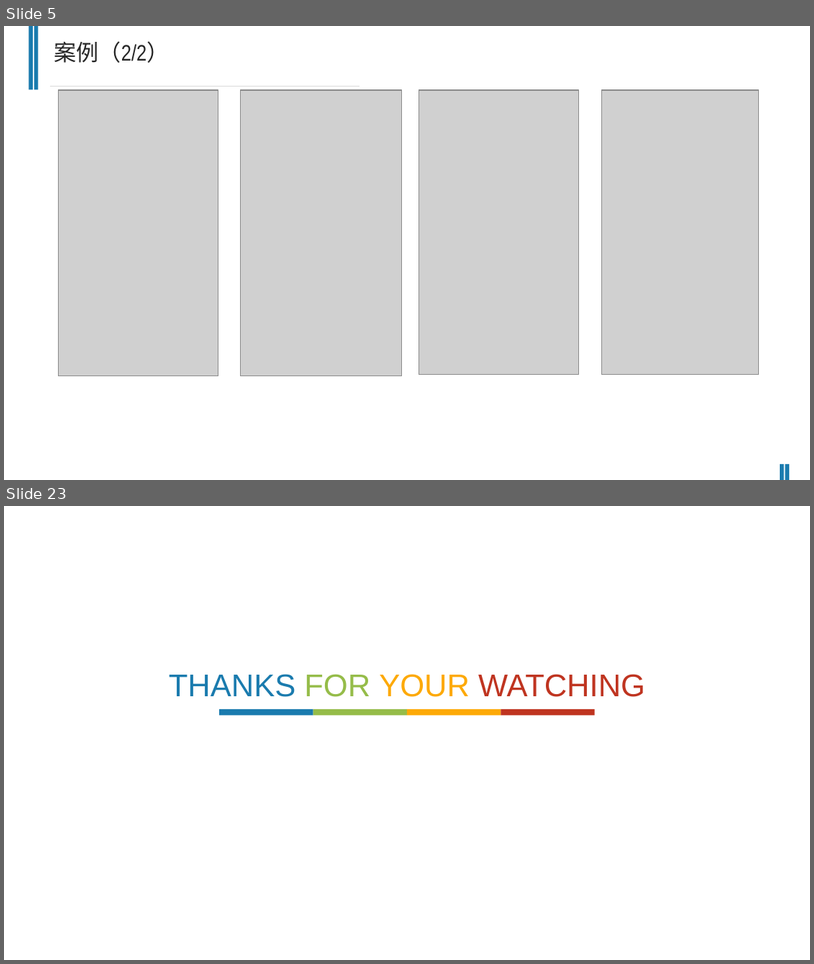
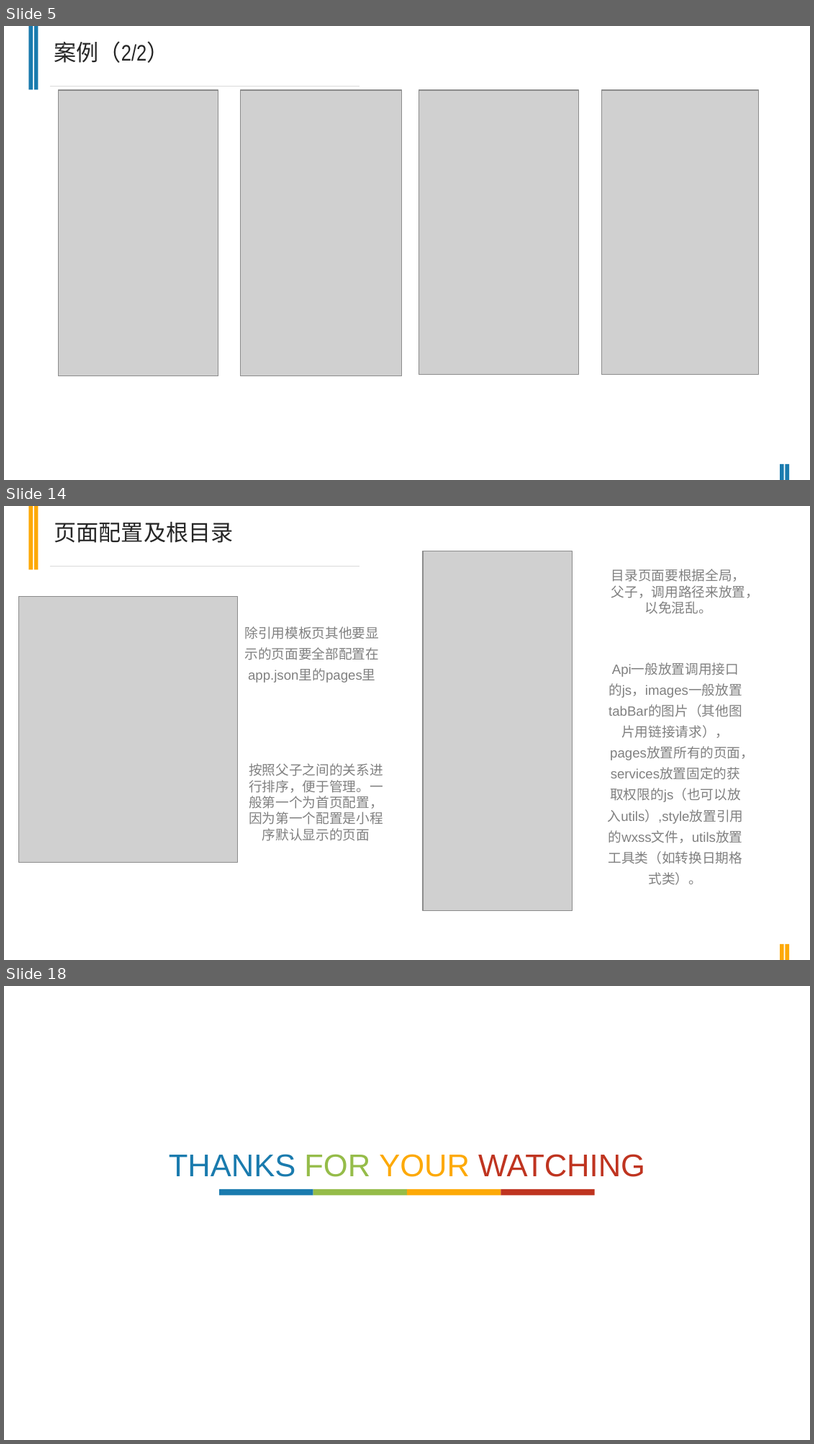
Before and after one commit to chanchunlei/weChat, a slide deck: ccl.pptx. Shown one above the other, each under a label of ours: slides 5 and 23 before the commit, slides 5, 14 and 18 after it; the slides between them are not shown. The pictures are 814x964 and 814x1444 pixels, drawn with LibreOffice and Linux fonts; fonts in the diff are those of the drawing; grey boxes stand for pictures. Boxes give left, top, right and bottom in pixels: in the first picture for what was removed or moved away, otherwise in the second. Text is boxed around its words. In the diff, an @@ line names an element or a change of style, - is before the commit and + after.

```diff
--- a/ccl.pptx
+++ b/ccl.pptx
@@ slide 14 added at bbox=[4, 506, 810, 960], background #FFFFFF; not listed: 1 template element that a slide beside it also shows @@
@@ rectangle added at bbox=[29, 506, 33, 569], fill #FDA907 @@
@@ rectangle added at bbox=[34, 506, 38, 569], fill #FDA907 @@
@@ text added at bbox=[54, 522, 233, 543], 20 pt, text #262626 @@
+页面配置及根目录
@@ picture added at bbox=[423, 551, 573, 911] @@
@@ text added at bbox=[612, 569, 759, 614], 12 pt, text #808080 @@
+目录页面要根据全局，父子，调用路径来放置，以免混乱。
@@ picture added at bbox=[18, 596, 237, 862] @@
@@ right triangle added at bbox=[601, 596, 778, 885], fill #FFFFFF at 11% opacity @@
@@ text added at bbox=[245, 626, 380, 682], 12 pt, text #808080 @@
+除引用模板页其他要显示的页面要全部配置在app.json里的pages里
@@ text added at bbox=[608, 705, 754, 885], 12 pt, text #808080 @@
+Api一般放置调用接口的js，images一般放置tabBar的图片（其他图片用链接请求），pages放置所有的页面，services放置固定的获取权限的js（也可以放入utils）,style放置引用的wxss文件，utils放置工具类（如转换日期格式类）。
@@ text added at bbox=[249, 763, 383, 841], 12 pt, text #808080 @@
+按照父子之间的关系进行排序，便于管理。一般第一个为首页配置，因为第一个配置是小程序默认显示的页面
@@ rectangle added at bbox=[781, 944, 784, 960], fill #FDA907 @@
@@ rectangle added at bbox=[785, 944, 790, 960], fill #FDA907 @@
@@ what was slide 23 is now slide 18 @@
```
Also in this commit, not shown: 3 slides changed, 9 other slides added, 16 slides removed.
